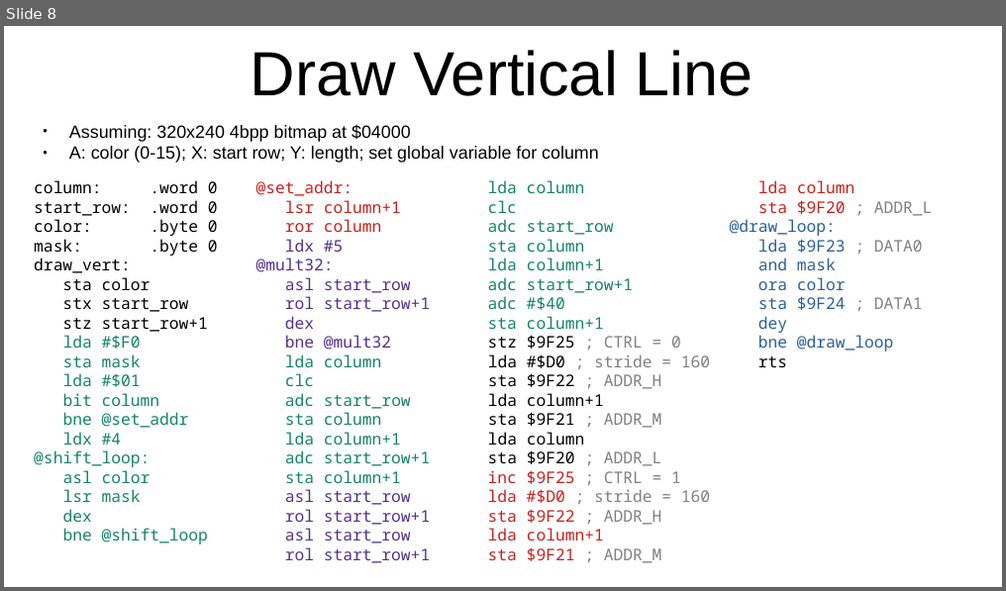
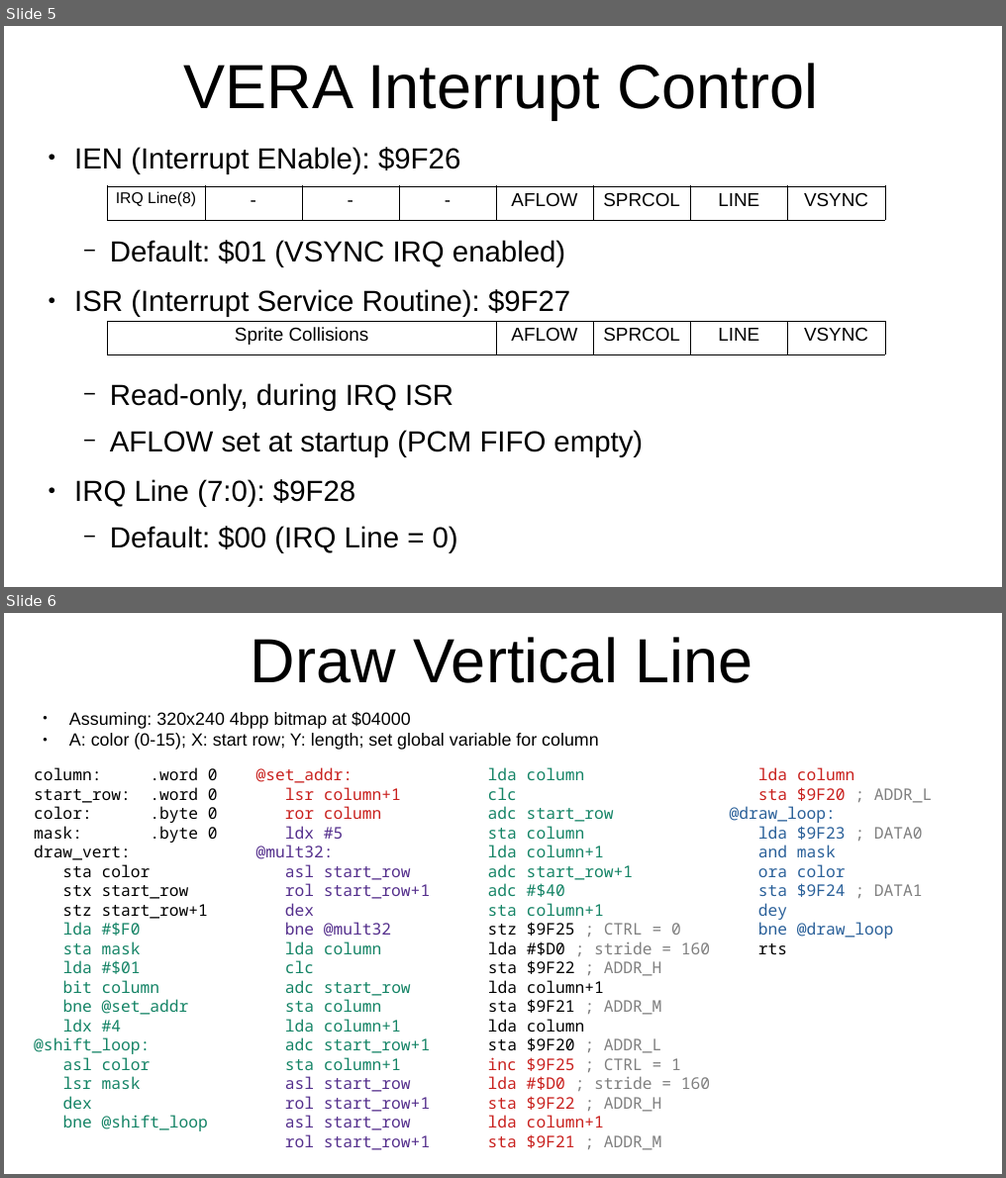
Before and after one commit to SlithyMatt/x16-assembly-tutorial, a slide deck: Lesson16/Lesson16.odp. Shown one above the other, each under a label of ours: slide 8 before the commit, slides 5 and 6 after it. The pictures are 1006x591 and 1006x1178 pixels, drawn with LibreOffice and Linux fonts; fonts in the diff are those of the drawing. Boxes give left, top, right and bottom in pixels: in the first picture for what was removed or moved away, otherwise in the second. Text is boxed around its words. In the diff, an @@ line names an element or a change of style, - is before the commit and + after.

```diff
--- a/Lesson16/Lesson16.odp
+++ b/Lesson16/Lesson16.odp
@@ slide 5 added at box(4, 26, 1002, 587), background #FFFFFF @@
@@ title added at box(184, 63, 818, 120), 60 pt, text #000000 @@
+VERA Interrupt Control
@@ text added at box(74, 147, 643, 554), 28 pt, text #000000 @@
+● IEN (Interrupt ENable): $9F26
+  − Default: $01 (VSYNC IRQ enabled)
+● ISR (Interrupt Service Routine): $9F27
+  − Read-only, during IRQ ISR
+  − AFLOW set at startup (PCM FIFO empty)
+● IRQ Line (7:0): $9F28
+  − Default: $00 (IRQ Line = 0)
@@ table added at box(107, 186, 886, 220), 1 rows, 8 columns @@
+IRQ Line(8) | - | - | - | AFLOW | SPRCOL | LINE | VSYNC
@@ table added at box(107, 321, 885, 355), 1 rows, 5 columns @@
+Sprite Collisions | AFLOW | SPRCOL | LINE | VSYNC
@@ what was slide 8 is now slide 6 @@
```
Also in this commit, not shown: 1 slide changed, 4 other slides added, 7 slides removed.
